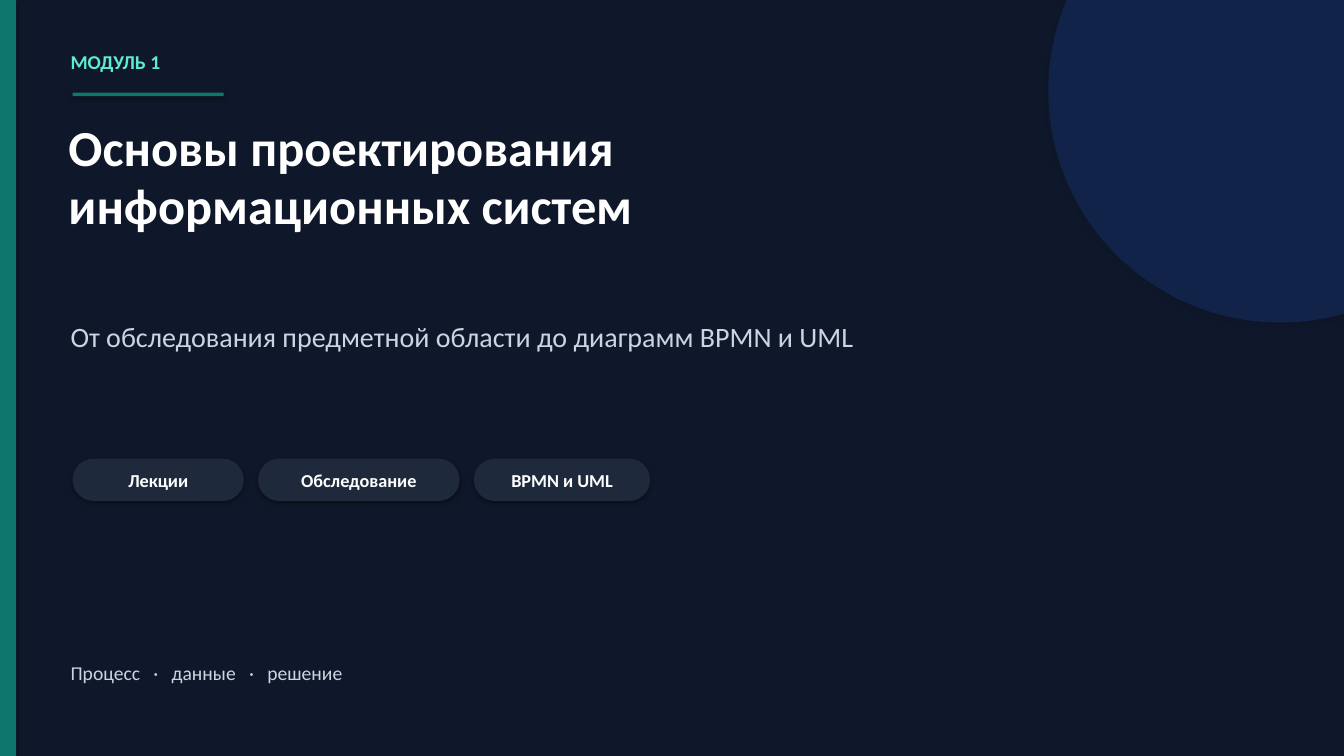
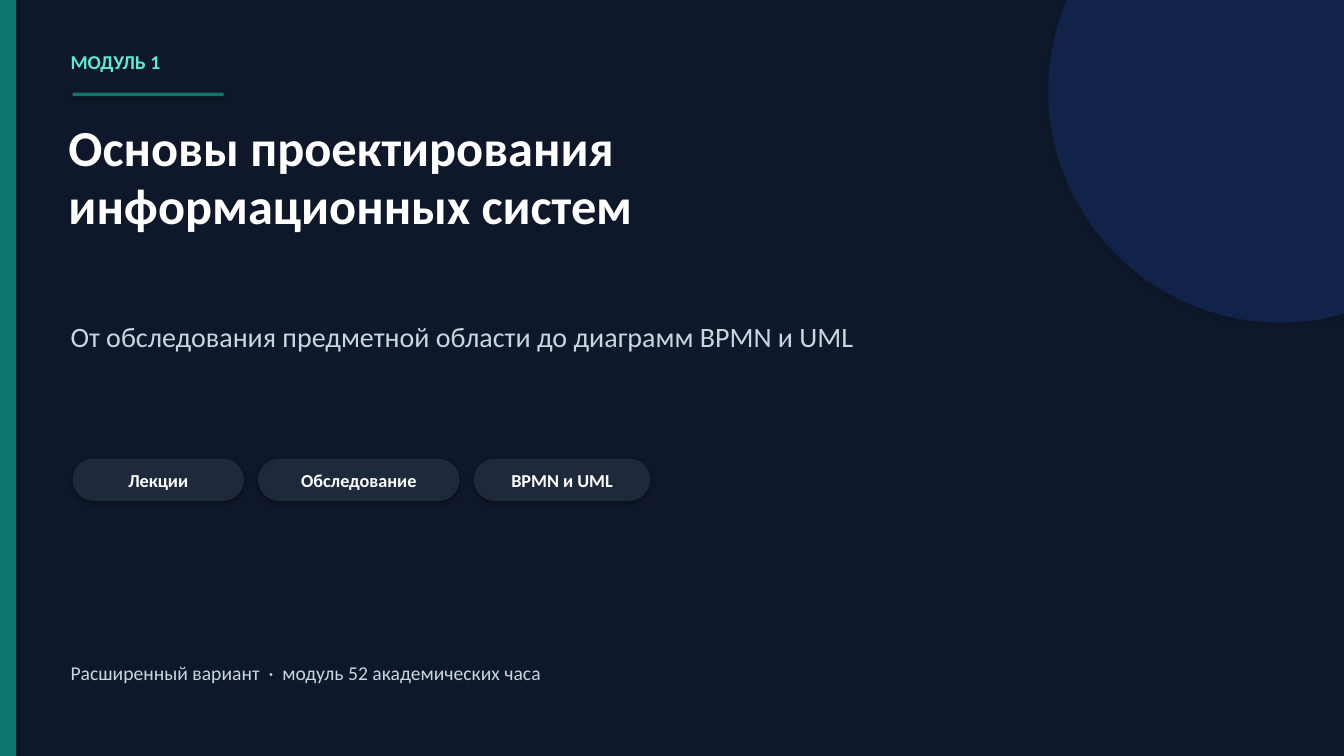
Before and after one commit to NastyaKL95/lms, a slide deck: slide 1 of training-kit/pptx/Тема 4. Основы проектирования информационных систем.pptx. Drawn at 1344x756 pixels with LibreOffice and Linux fonts; fonts in the diff are those of the drawing. Boxes give left, top, right and bottom in pixels: in the first picture for what was removed or moved away, otherwise in the second. Text is boxed around its words. In the diff, an @@ line names an element or a change of style, - is before the commit and + after.

```diff
--- a/training-kit/pptx/Тема 4. Основы проектирования информационных систем.pptx
+++ b/training-kit/pptx/Тема 4. Основы проектирования информационных систем.pptx
@@ text at [71, 666, 540, 683]: text changed @@
-Процесс · данные · решение
+Расширенный вариант · модуль 52 академических часа
```
Also in this commit, not shown: 14 other slides changed, 2 slides added, 14 other files.
